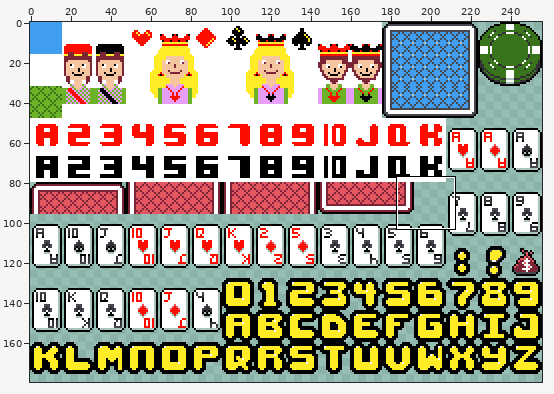
Edited in one commit: pixel-art file (assets/cards.aseprite). The picture above shows the old version from afar; the outline marks the close-up.
Close-up. First the earlier version:
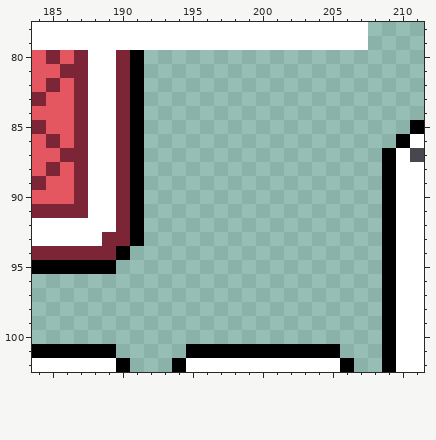
256x256 pixels, 1 frame. Shown: x 184..211, y 78..102. The wide view leaves out empty margins.
The result:
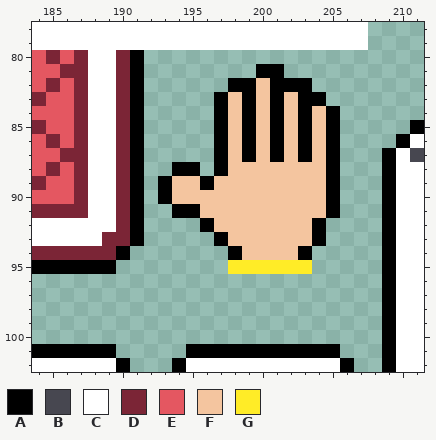
Palette (. is transparent): A #000000  B #474750  C #ffffff  D #7b2536  E #e45761  F #f4c59f  G #ffec27
Difference:
@@ x 191..207 @@
  80 A................
- 81 A................
- 82 A................
- 83 A................
- 84 A................
- 85 A................
- 86 A................
- 87 A................
- 88 A................
- 89 A................
- 90 A................
- 91 A................
- 92 A................
- 93 A................
- 94 .................
- 95 .................
+ 81 A........AA......
+ 82 A......AAFAAA....
+ 83 A.....AFAFAFAA...
+ 84 A.....AFAFAFAFA..
+ 85 A.....AFAFAFAFA..
+ 86 A.....AFAFAFAFA..
+ 87 A.....AFAFAFAFA..
+ 88 A..AA.AFFFFFFFA..
+ 89 A.AFFAFFFFFFFFA..
+ 90 A.AFFFFFFFFFFFA..
+ 91 A..AAFFFFFFFFFA..
+ 92 A....AFFFFFFFA...
+ 93 A.....AFFFFFFA...
+ 94 .......AFFFFA....
+ 95 .......GGGGGG....
  96 .................
Pixel boxes of the changes (left, top, right, bottom) in both close-ups:
added: (158, 64, 340, 274)
